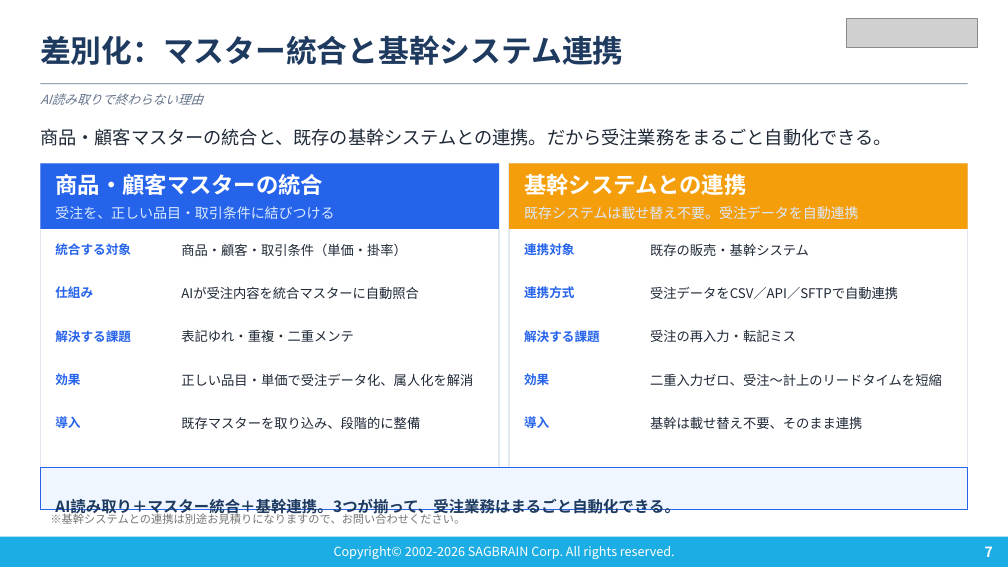
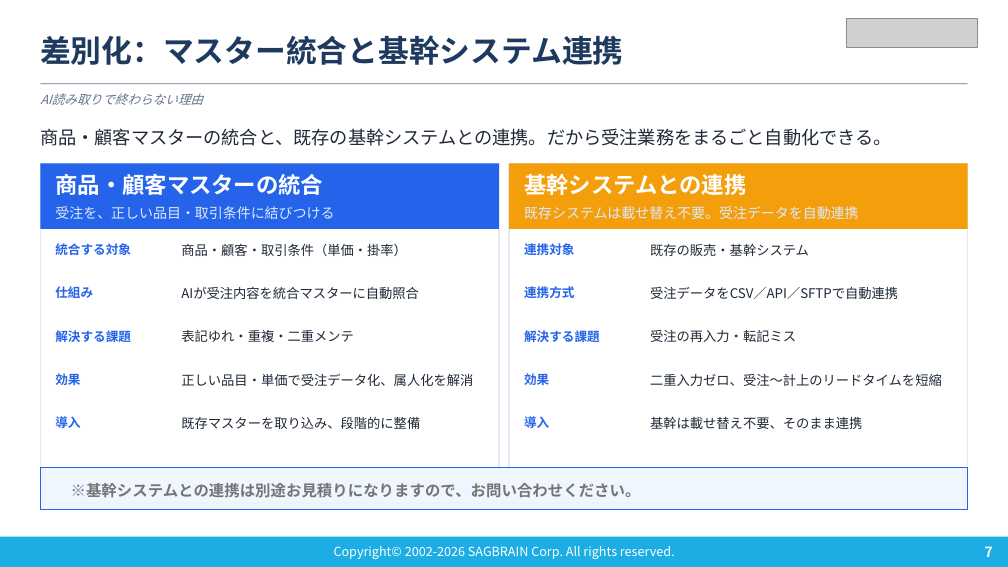
Before and after one commit to sagbrain/Onevio_ORDIA_LP, a slide deck: slide 7 of assets/ORDIA_紹介資料.pptx. Drawn at 1008x567 pixels with LibreOffice and Linux fonts; fonts in the diff are those of the drawing; grey boxes stand for pictures. Boxes give left, top, right and bottom in pixels: in the first picture for what was removed or moved away, otherwise in the second. Text is boxed around its words. In the diff, an @@ line names an element or a change of style, - is before the commit and + after.

```diff
--- a/assets/ORDIA_紹介資料.pptx
+++ b/assets/ORDIA_紹介資料.pptx
@@ text removed at [55, 499, 680, 517] @@
-AI読み取り＋マスター統合＋基幹連携。3つが揃って、受注業務はまるごと自動化できる。
@@ text "※基幹システムとの連携は別途お見積りになりますので、お問い合わせください。": place and size @@
-text "※基幹システムとの連携は別途お見積りになりますので、お問い合わせください。" at [50, 512, 465, 524]
+text "※基幹システムとの連携は別途お見積りになりますので、お問い合わせください。" at [71, 483, 641, 498]
@@ text "※基幹システムとの連携は別途お見積りになりますので、お問い合わせください。" at [71, 483, 641, 498]: size 8 to 11 pt, bold on @@
```
Also in this commit, not shown: 1 other slide changed, 1 other file.
